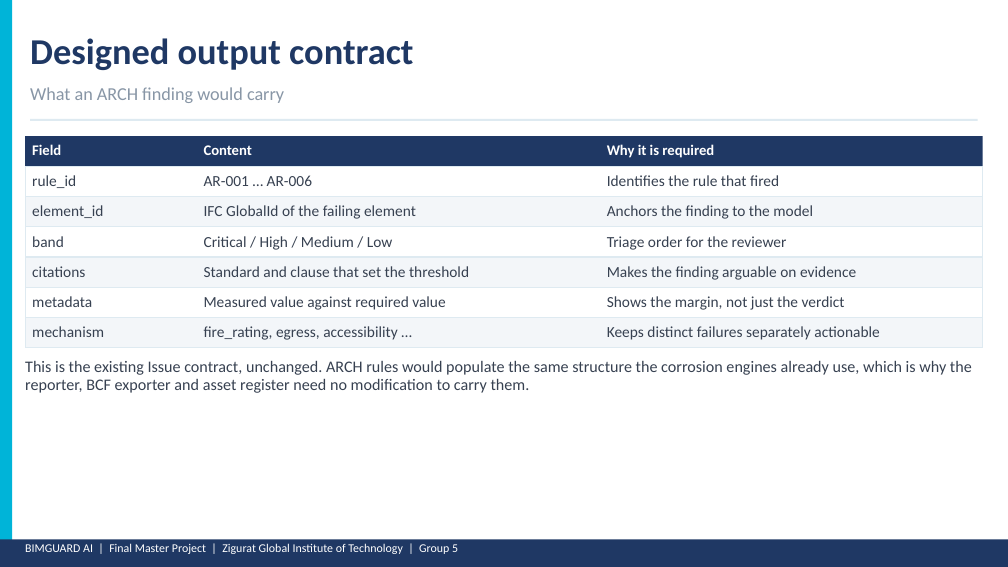
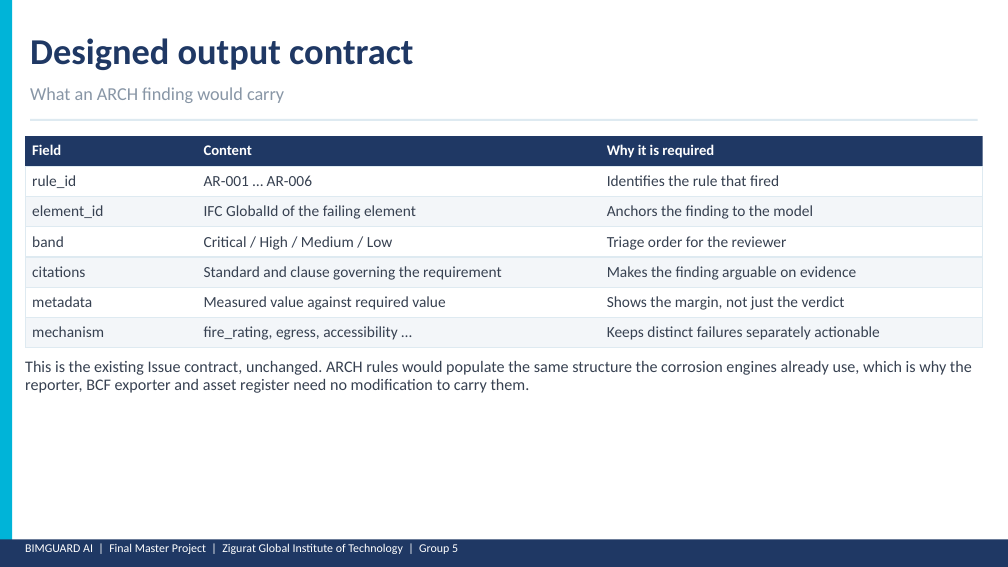
Before and after one commit to maicen/bim-guard, a slide deck: slide 19 of docs/Presentation-2026-May/BIMGUARD_FMP_C_Architectural_Analysis.pptx. Drawn at 1008x567 pixels with LibreOffice and Linux fonts; fonts in the diff are those of the drawing. Boxes give left, top, right and bottom in pixels: in the first picture for what was removed or moved away, otherwise in the second. Text is boxed around its words. In the diff, an @@ line names an element or a change of style, - is before the commit and + after.

```diff
--- a/docs/Presentation-2026-May/BIMGUARD_FMP_C_Architectural_Analysis.pptx
+++ b/docs/Presentation-2026-May/BIMGUARD_FMP_C_Architectural_Analysis.pptx
@@ text at (204,266,502,280): text changed @@
-Standard and clause that set the threshold
+Standard and clause governing the requirement
```
Also in this commit, not shown: 3 other files.
